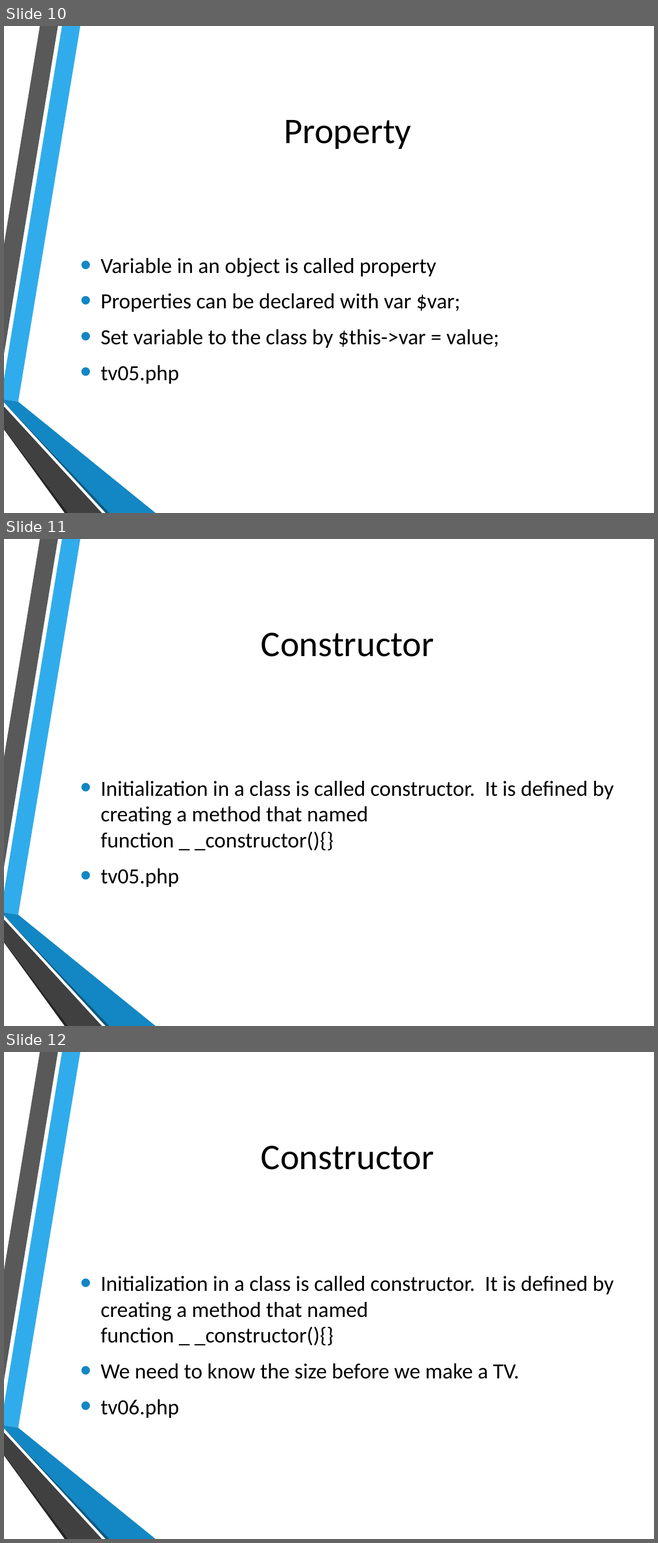
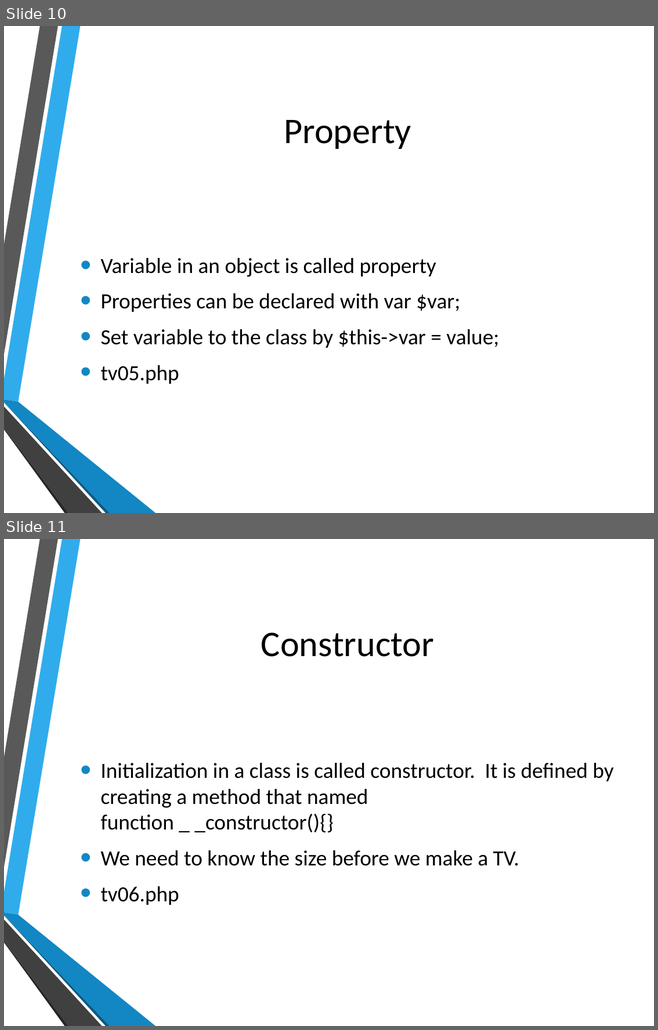
Before and after one commit to hatted/fevaworks-php, a slide deck: php-fw7/lesson7a-tv.pptx. Shown one above the other, each under a label of ours: slides 10, 11 and 12 before the commit, slides 10 and 11 after it. The pictures are 658x1543 and 658x1030 pixels, drawn with LibreOffice and Linux fonts; fonts in the diff are those of the drawing; background and template pictures are left out. Boxes give left, top, right and bottom in pixels: in the first picture for what was removed or moved away, otherwise in the second. Text is boxed around its words. In the diff, an @@ line names an element or a change of style, - is before the commit and + after.

```diff
--- a/php-fw7/lesson7a-tv.pptx
+++ b/php-fw7/lesson7a-tv.pptx
@@ slide 11 removed at [4, 539, 654, 1026], background picture (left out); not listed: 6 template elements that a slide beside it also shows @@
@@ title removed at [261, 632, 434, 657] @@
-Constructor
@@ text removed at [101, 781, 613, 887] @@
-• Initialization in a class is called constructor. It is defined by creating a method that named
-  function _ _constructor(){}
-• tv05.php
@@ what was slide 12 is now slide 11 @@
```
Also in this commit, not shown: 1 slide changed, 1 slide added, 7 other files.
